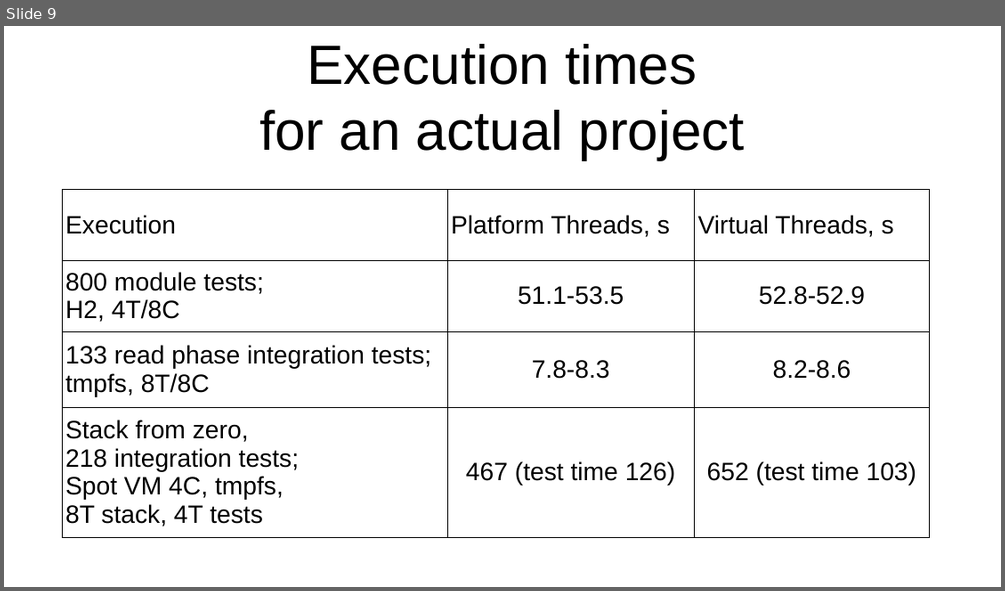
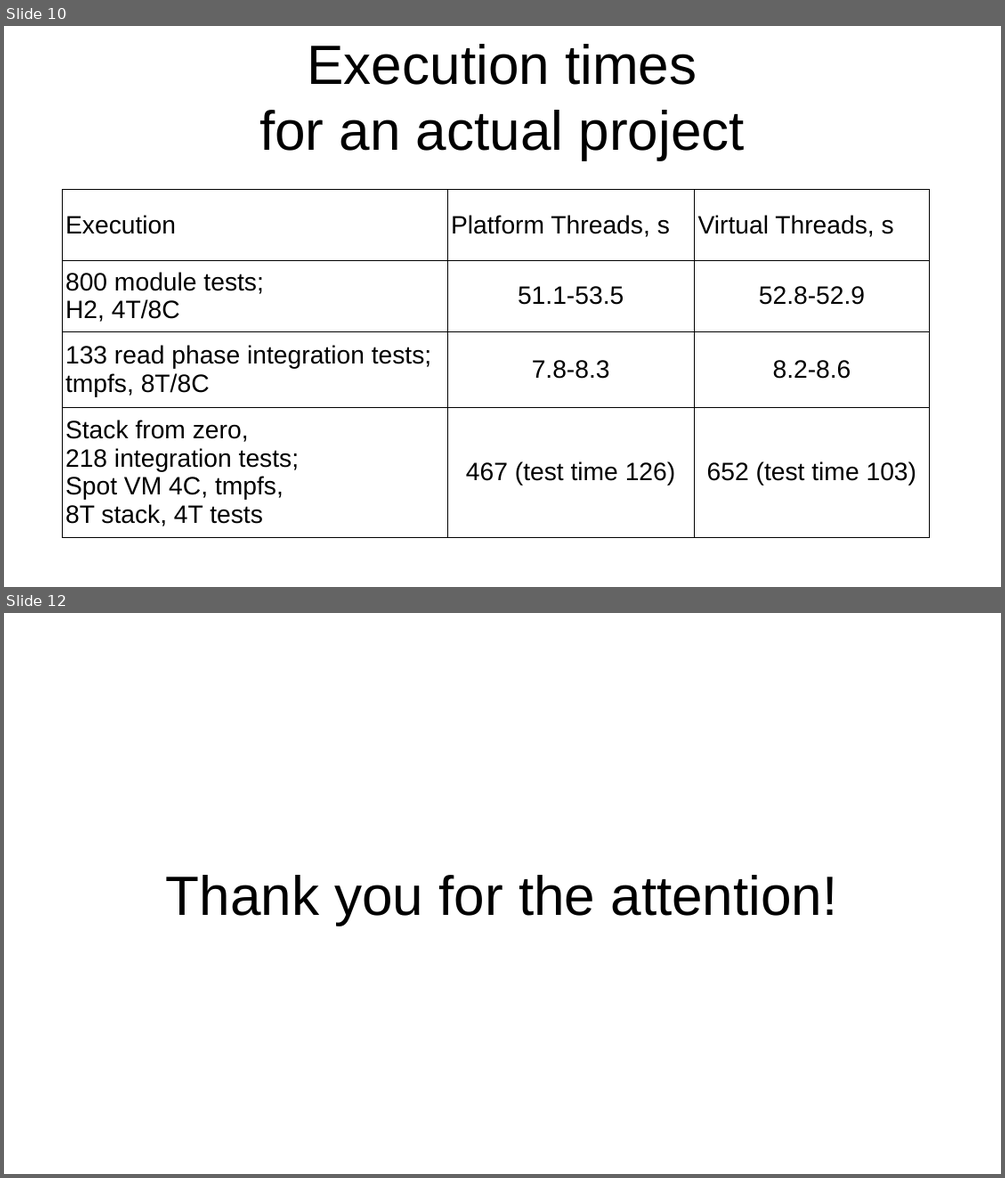
Before and after one commit to ettavolt/vt-talk, a slide deck: presentation/VirtualThreads.odp. Shown one above the other, each under a label of ours: slide 9 before the commit, slides 10 and 12 after it; the slides between them are not shown. The pictures are 1005x591 and 1005x1178 pixels, drawn with LibreOffice and Linux fonts; fonts in the diff are those of the drawing. Boxes give left, top, right and bottom in pixels: in the first picture for what was removed or moved away, otherwise in the second. Text is boxed around its words. In the diff, an @@ line names an element or a change of style, - is before the commit and + after.

```diff
--- a/presentation/VirtualThreads.odp
+++ b/presentation/VirtualThreads.odp
@@ slide 12 added at (4, 613, 1001, 1174), background #FFFFFF @@
@@ title added at (166, 875, 838, 925), 44 pt, text #000000 @@
+Thank you for the attention!
@@ what was slide 9 is now slide 10 @@
```
Also in this commit, not shown: 2 slides changed, 1 other slide added, 1 other file.
